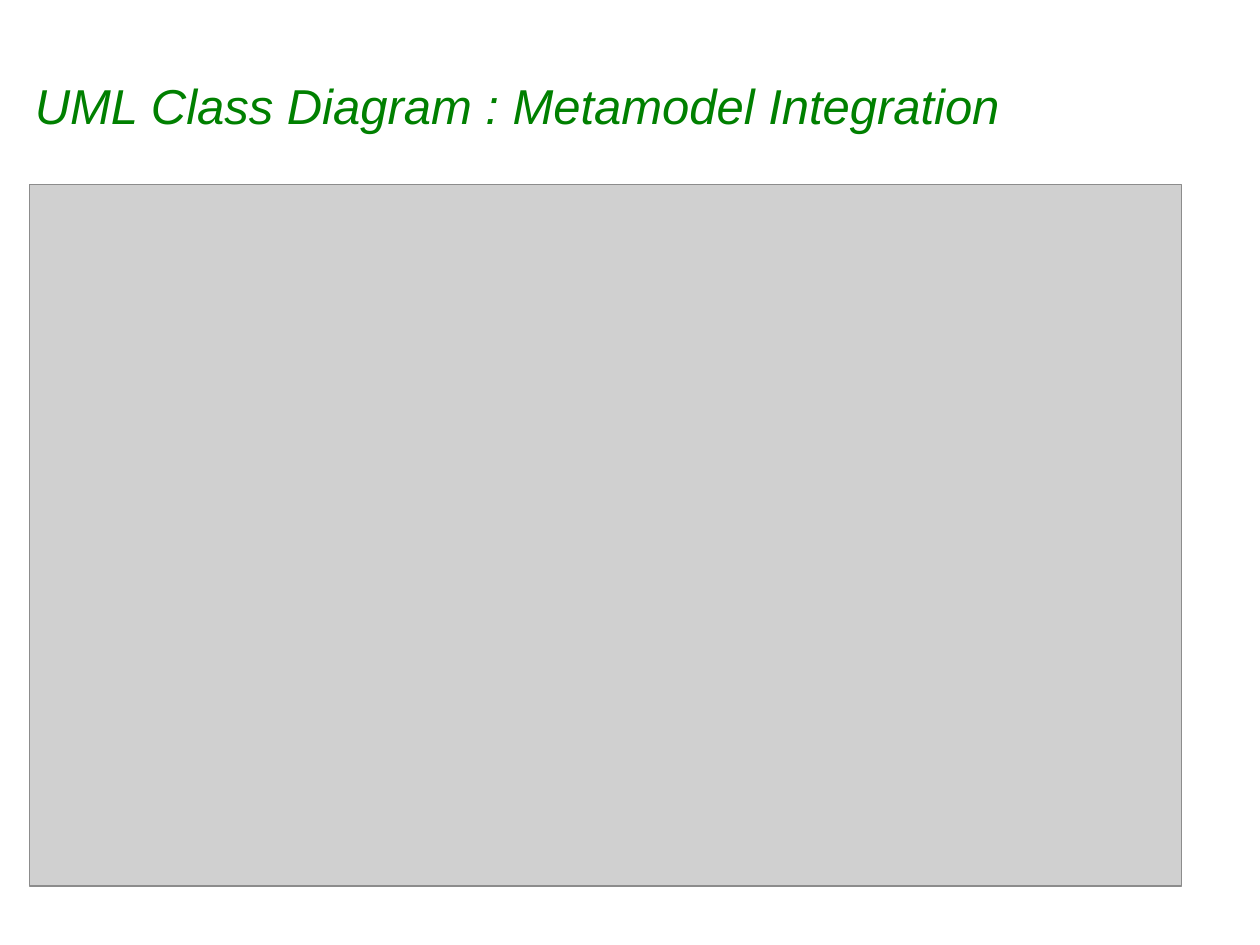
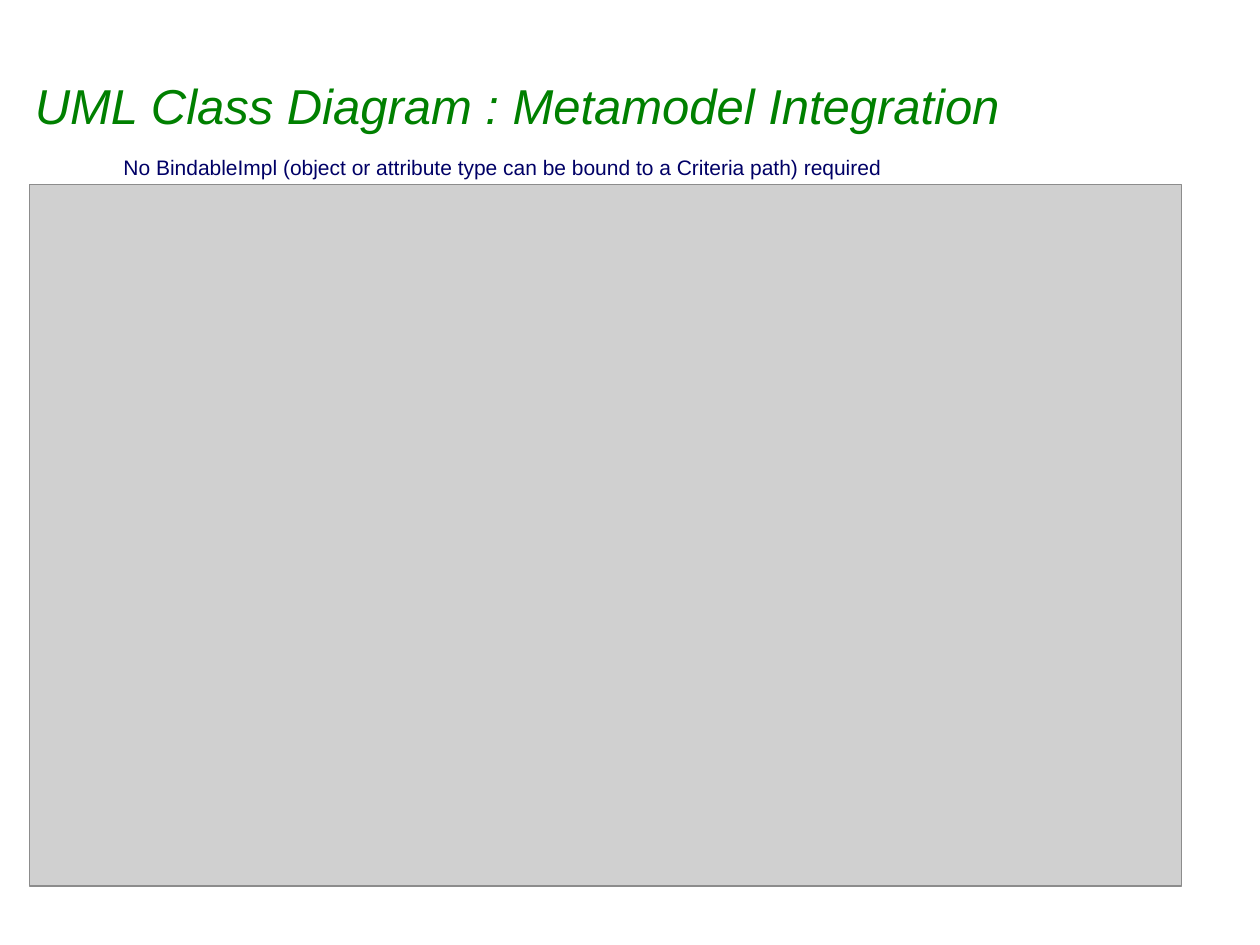
Before and after one commit to sabineheider/incubator, a slide deck: slide 9 of summit-2010/EclipseLink_JPA2_Metamodel.ppt (slide 10 before the commit). Drawn at 1260x945 pixels with LibreOffice and Linux fonts; fonts in the diff are those of the drawing; grey boxes stand for pictures; background and template pictures are left out. Boxes give left, top, right and bottom in pixels: in the first picture for what was removed or moved away, otherwise in the second. Text is boxed around its words. In the diff, an @@ line names an element or a change of style, - is before the commit and + after.

Commit message:
312854: EclipseLink Summit 2010 : Metamodel API PPT initial rough draft submission 3 http://wiki.eclipse.org/EclipseLink/Development/Summit/Topics#JPA_2.0

```diff
--- a/summit-2010/EclipseLink_JPA2_Metamodel.ppt
+++ b/summit-2010/EclipseLink_JPA2_Metamodel.ppt
@@ text added at (x1=123, y1=159, x2=881, y2=179), 12 pt, text #000066 @@
+No BindableImpl (object or attribute type can be bound to a Criteria path) required
```
Also in this commit, not shown: 10 other slides changed, 1 slide added, 2 slides removed.
